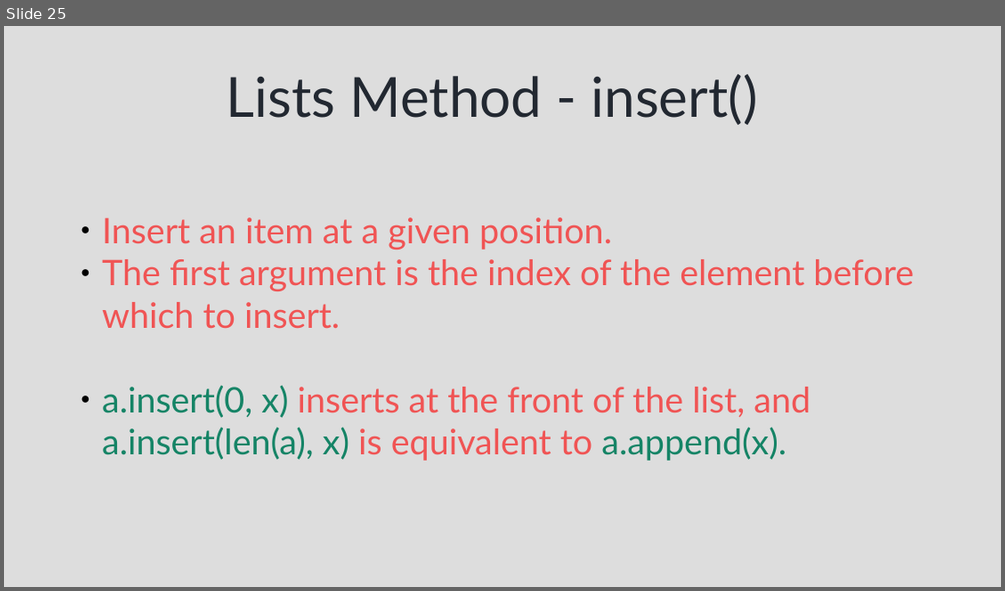
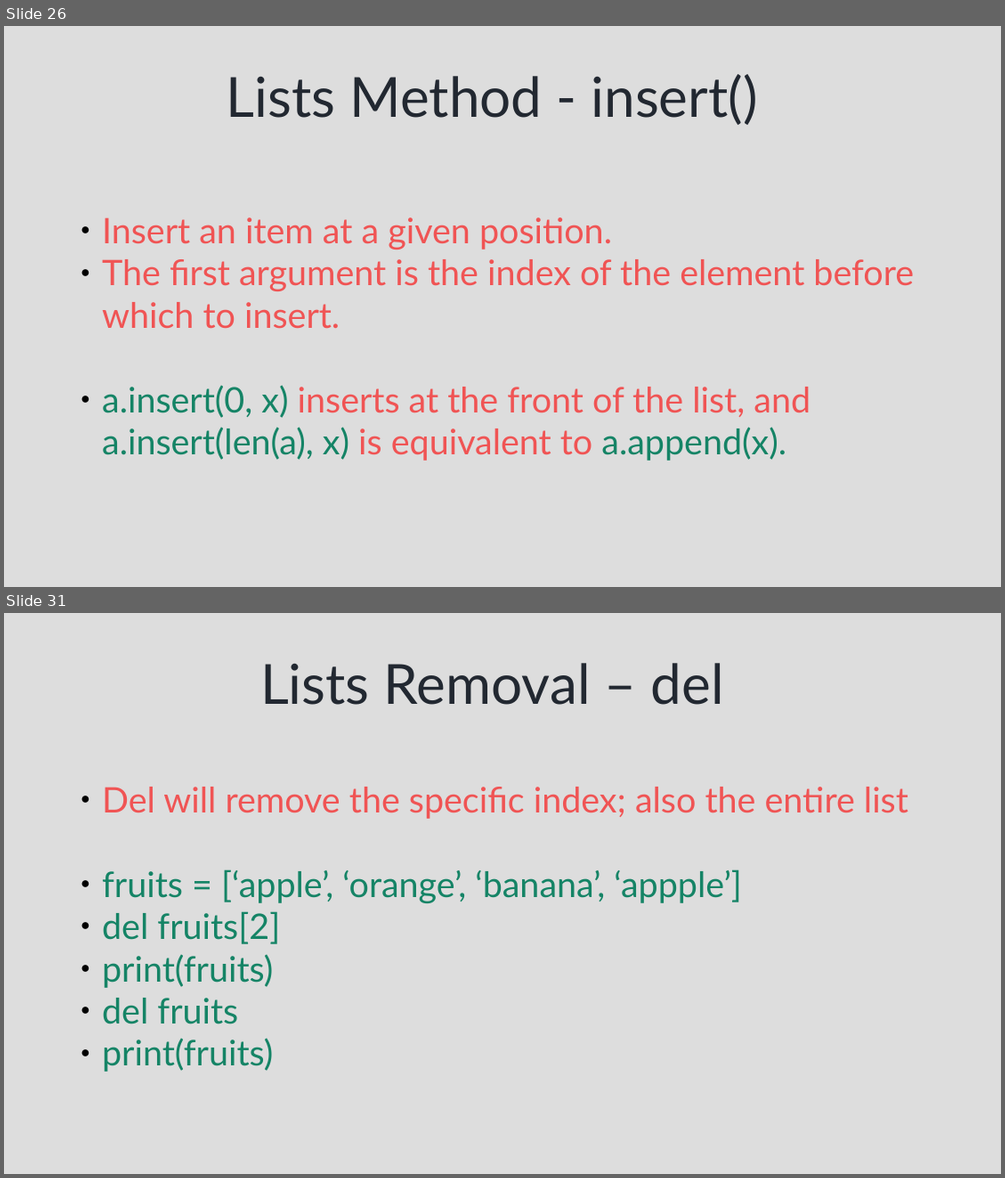
Before and after one commit to syedjafer/learnpythonwithus, a slide deck: session_8_ds_lists.odp. Shown one above the other, each under a label of ours: slide 25 before the commit, slides 26 and 31 after it; the slides between them are not shown. The pictures are 1005x591 and 1005x1178 pixels, drawn with LibreOffice and Linux fonts; fonts in the diff are those of the drawing. Boxes give left, top, right and bottom in pixels: in the first picture for what was removed or moved away, otherwise in the second. Text is boxed around its words. In the diff, an @@ line names an element or a change of style, - is before the commit and + after.

Commit message:
list

```diff
--- a/session_8_ds_lists.odp
+++ b/session_8_ds_lists.odp
@@ slide 31 added at [4, 613, 1001, 1174], background #DDDDDD @@
@@ title added at [260, 663, 723, 705], 44 pt, text #222831 @@
+Lists Removal – del
@@ text added at [102, 787, 908, 1071], 28 pt, text #158466 @@
+● Del will remove the specific index; also the entire list
+● fruits = [‘apple’, ‘orange’, ‘banana’, ‘appple’]
+● del fruits[2]
+● print(fruits)
+● del fruits
+● print(fruits)
@@ what was slide 25 is now slide 26 @@
```
Also in this commit, not shown: 3 slides changed, 9 other slides added, 6 other files.
